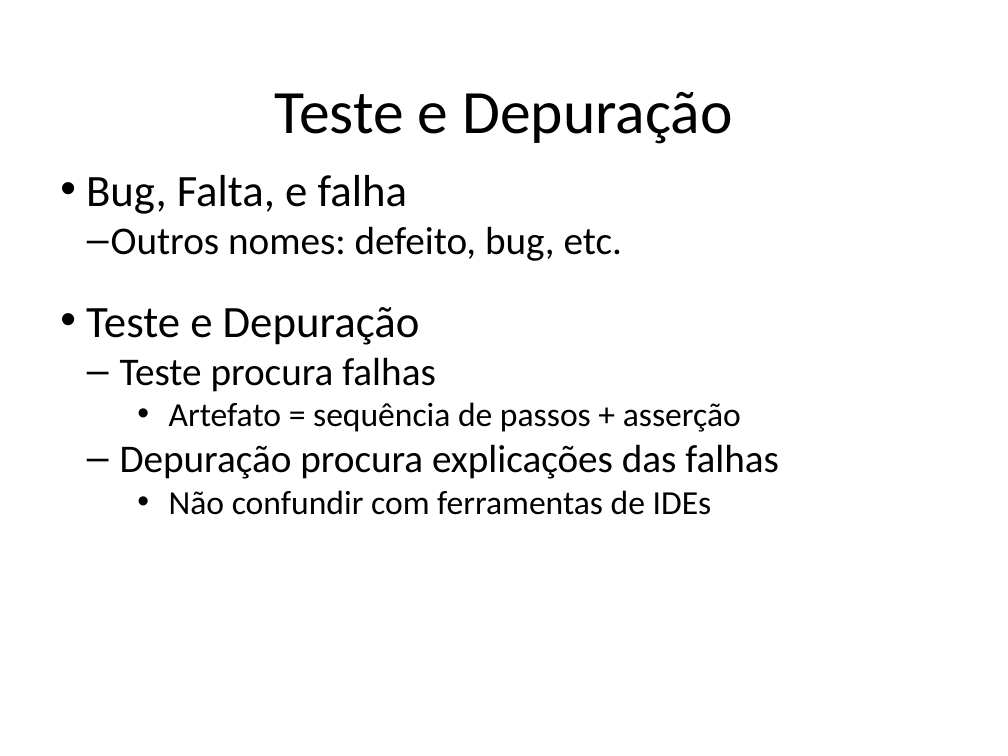
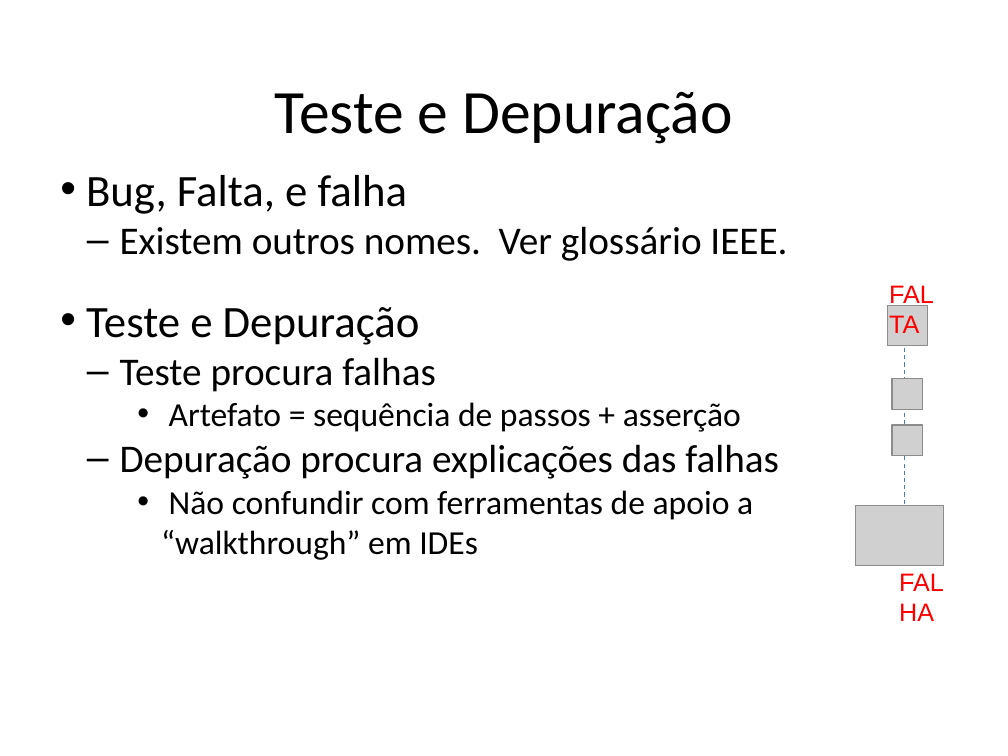
Before and after one commit to STAR-RG/testing-cin, a slide deck: slide 13 of slides.pptx. Drawn at 1008x756 pixels with LibreOffice and Linux fonts; fonts in the diff are those of the drawing; grey boxes stand for pictures. Boxes give left, top, right and bottom in pixels: in the first picture for what was removed or moved away, otherwise in the second. Text is boxed around its words. In the diff, an @@ line names an element or a change of style, - is before the commit and + after.

```diff
--- a/slides.pptx
+++ b/slides.pptx
@@ text at bbox=[120, 226, 787, 261]: text changed @@
-  – Outros nomes: defeito, bug, etc.
+  – Existem outros nomes. Ver glossário IEEE.
@@ text at bbox=[161, 490, 753, 560]: text changed @@
-    • Não confundir com ferramentas de IDEs
+    • Não confundir com ferramentas de apoio a “walkthrough” em IDEs
@@ group added at bbox=[856, 273, 957, 589]: 4 pictures, 2 texts, 1 line @@
+FALTA
+FALHA
```
Also in this commit, not shown: 8 other slides changed, 3 slides added, 3 slides removed.
